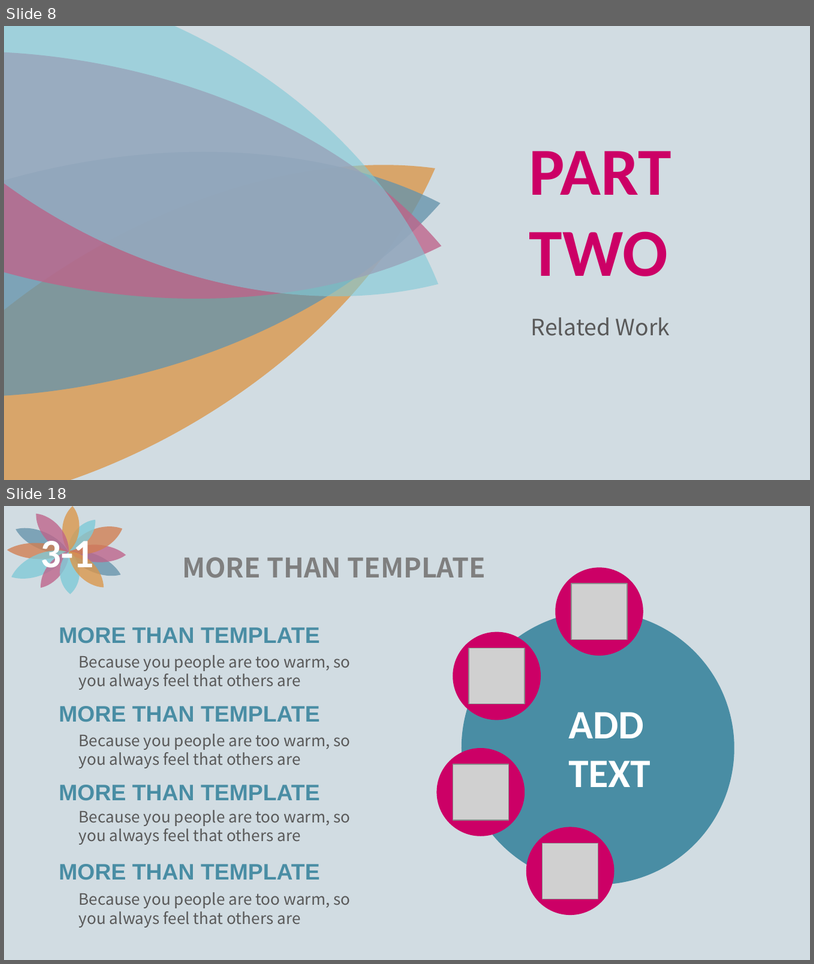
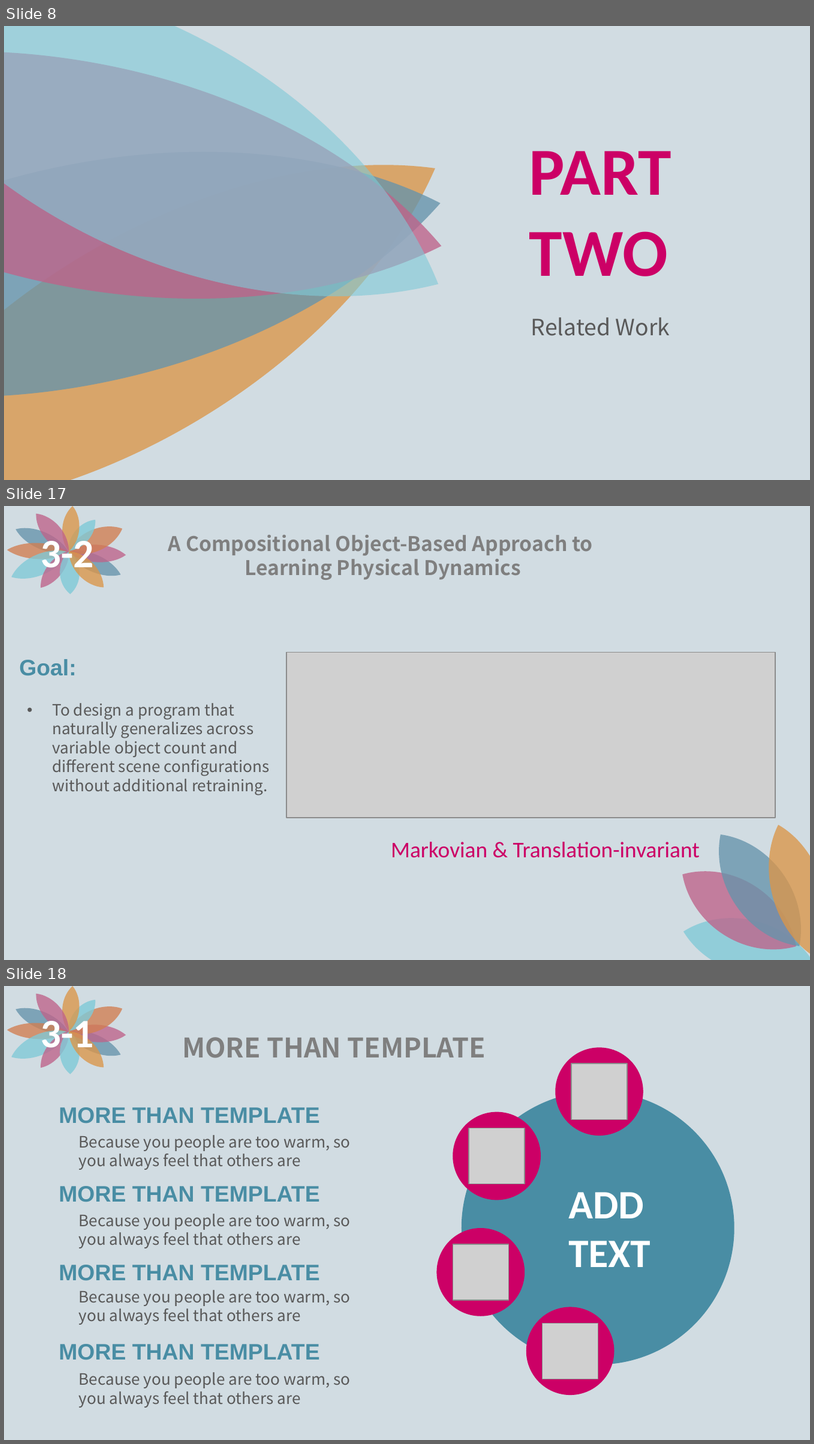
Before and after one commit to XiaoYunZi1001/ACM, a slide deck: presentation/1-9.ppt. Shown one above the other, each under a label of ours: slides 8 and 18 before the commit, slides 8, 17 and 18 after it; the slides between them are not shown. The pictures are 814x964 and 814x1444 pixels, drawn with LibreOffice and Linux fonts; fonts in the diff are those of the drawing; grey boxes stand for pictures. Boxes give left, top, right and bottom in pixels: in the first picture for what was removed or moved away, otherwise in the second. Text is boxed around its words. In the diff, an @@ line names an element or a change of style, - is before the commit and + after.

```diff
--- a/presentation/1-9.ppt
+++ b/presentation/1-9.ppt
@@ slide 17 added at [4,506,810,960], background #D1DCE2 @@
@@ text added at [41,534,94,577], 36 pt, text #FFFFFF, bold @@
+3-2
@@ text added at [168,535,593,580], 18 pt, text #7F7F7F, bold @@
+A Compositional Object-Based Approach to
+Learning Physical Dynamics
@@ group added at [6,506,127,594]: 12 freeform shapes @@
@@ text added at [19,659,76,676], 20 pt, text #498DA4, bold @@
+Goal:
@@ picture added at [286,652,776,817] @@
@@ text added at [52,703,270,795], 14 pt, text #595959 @@
+• To design a program that naturally generalizes across variable object count and different scene configurations without additional retraining.
@@ group added at [668,818,810,960]: 4 freeform shapes @@
@@ text added at [391,841,700,858], 20 pt, text #CC0066 @@
+Markovian & Translation-invariant
```
Also in this commit, not shown: 6 slides changed, 4 other slides added, 1 other file.
